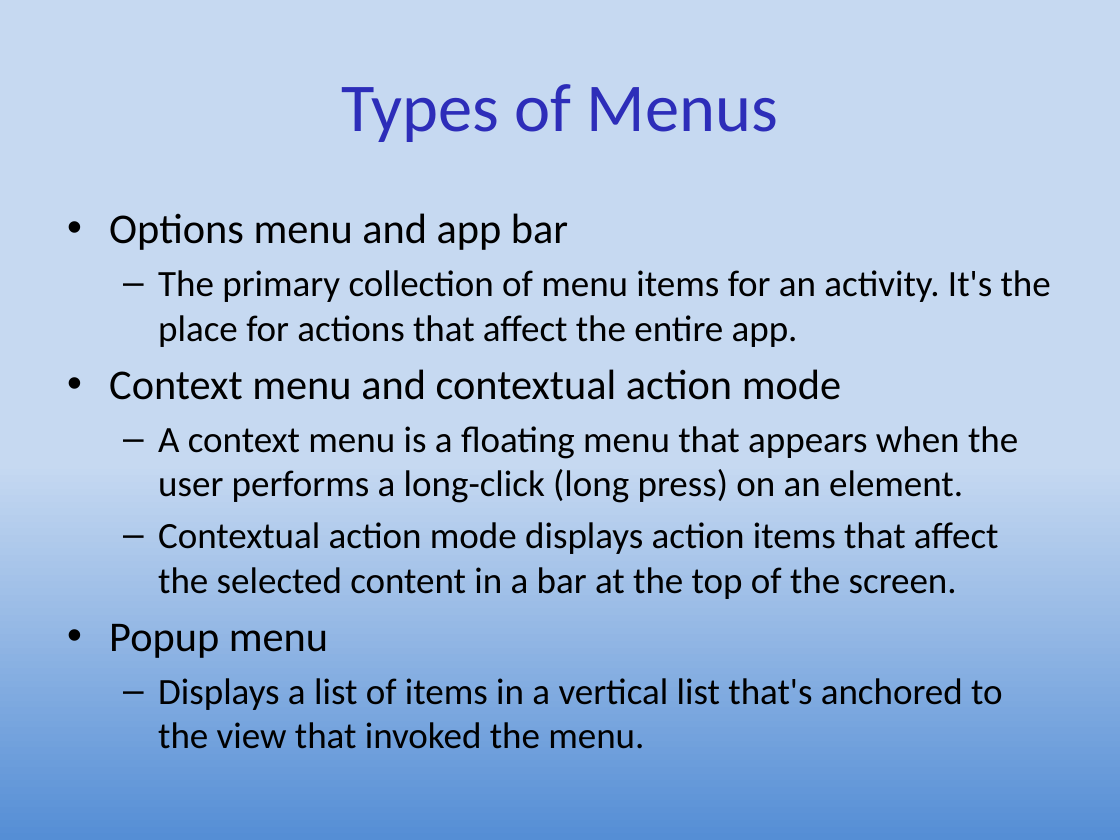
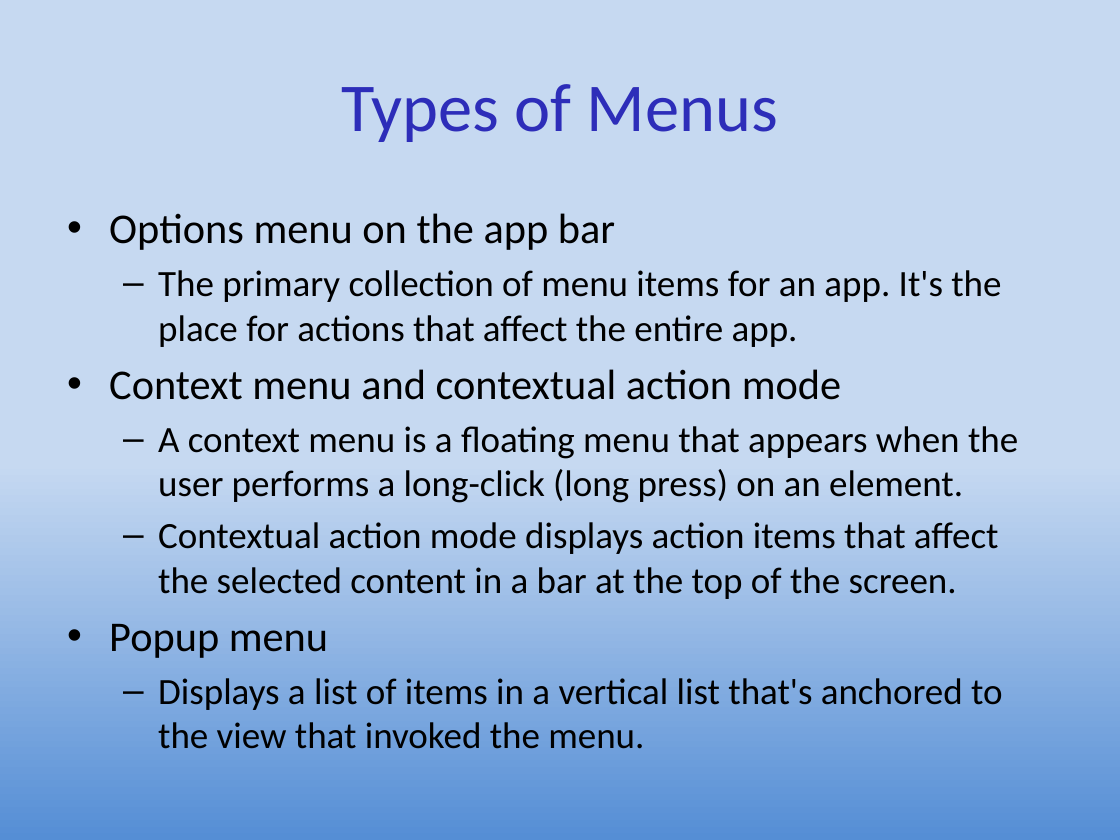
Before and after one commit to ProfBird/AndroidAppDev1-CourseMaterials, a slide deck: slide 3 of docs/Slides/Unit4-Part2-Menu+Settings.pptx (slide 4 before the commit). Drawn at 1120x840 pixels with LibreOffice and Linux fonts; fonts in the diff are those of the drawing. Boxes give left, top, right and bottom in pixels: in the first picture for what was removed or moved away, otherwise in the second. Text is boxed around its words. In the diff, an @@ line names an element or a change of style, - is before the commit and + after.

Commit message:
Fixed typos, removed CIS399 stuff

```diff
--- a/docs/Slides/Unit4-Part2-Menu+Settings.pptx
+++ b/docs/Slides/Unit4-Part2-Menu+Settings.pptx
@@ text at [109,213,1001,347]: text changed @@
-• Options menu and app bar
-  – The primary collection of menu items for an activity. It's the place for actions that affect the entire app.
+• Options menu on the app bar
+  – The primary collection of menu items for an app. It's the place for actions that affect the entire app.
```
Also in this commit, not shown: 1 other slide changed, 1 slide removed.
